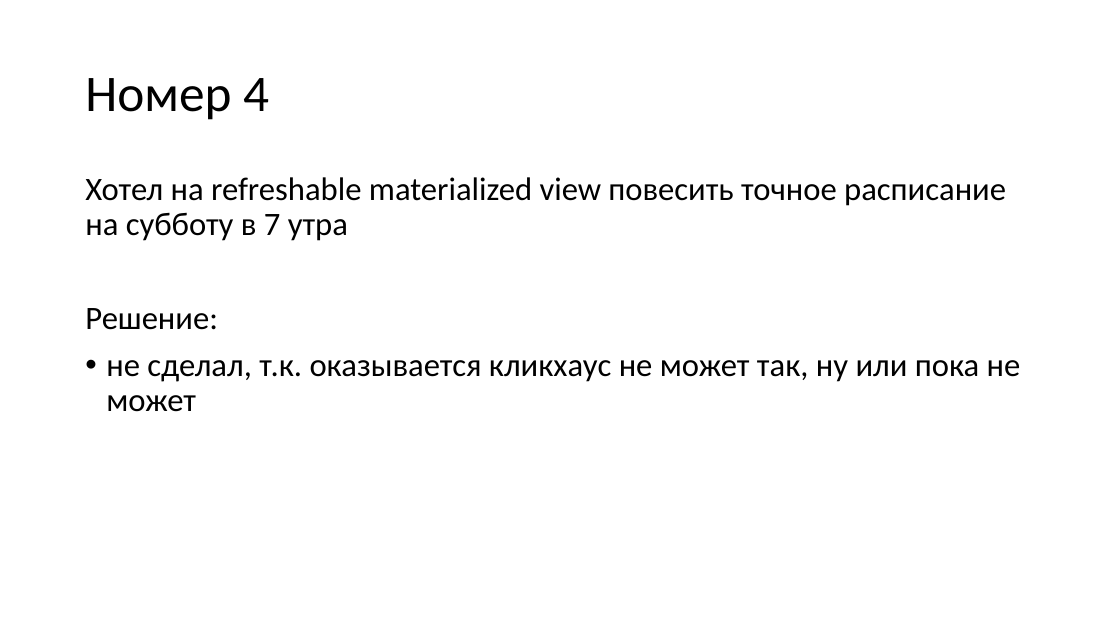
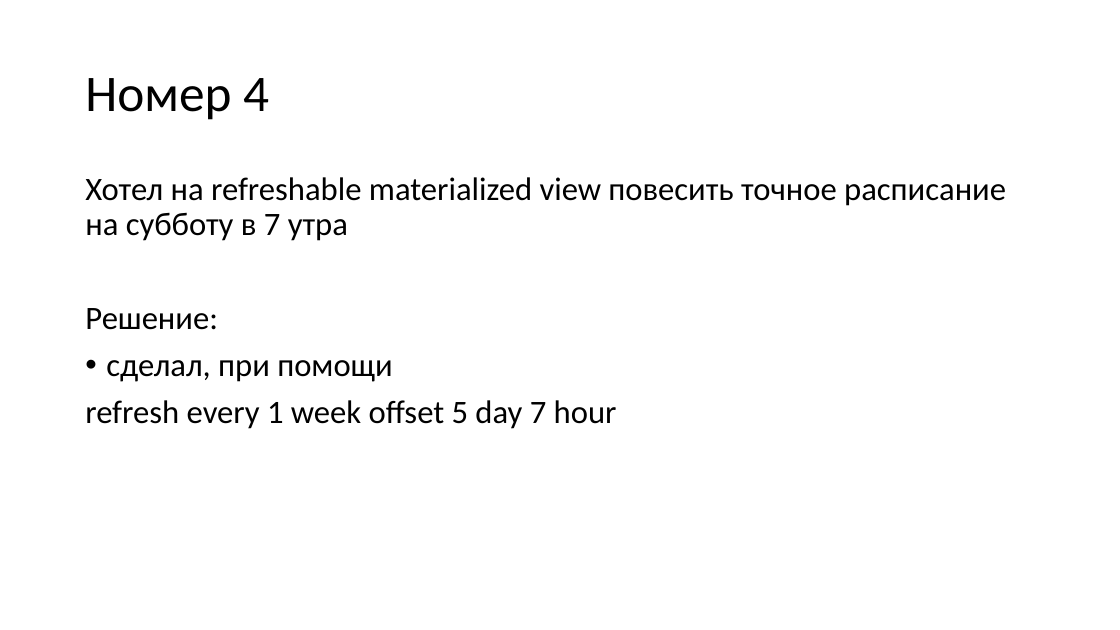
Before and after one commit to petr192/lab08, a slide deck: slide 6 of Мои_факапс_юрлов.pptx. Drawn at 1120x630 pixels with LibreOffice and Linux fonts; fonts in the diff are those of the drawing. Boxes give left, top, right and bottom in pixels: in the first picture for what was removed or moved away, otherwise in the second. Text is boxed around its words. In the diff, an @@ line names an element or a change of style, - is before the commit and + after.

Commit message:
add offset for matview

```diff
--- a/Мои_факапс_юрлов.pptx
+++ b/Мои_факапс_юрлов.pptx
@@ text at (x1=85, y1=360, x2=617, y2=429): text changed @@
-• не сделал, т.к. оказывается кликхаус не может так, ну или пока не может
+• сделал, при помощи
+refresh every 1 week offset 5 day 7 hour
```
Also in this commit, not shown: 1 other file.
